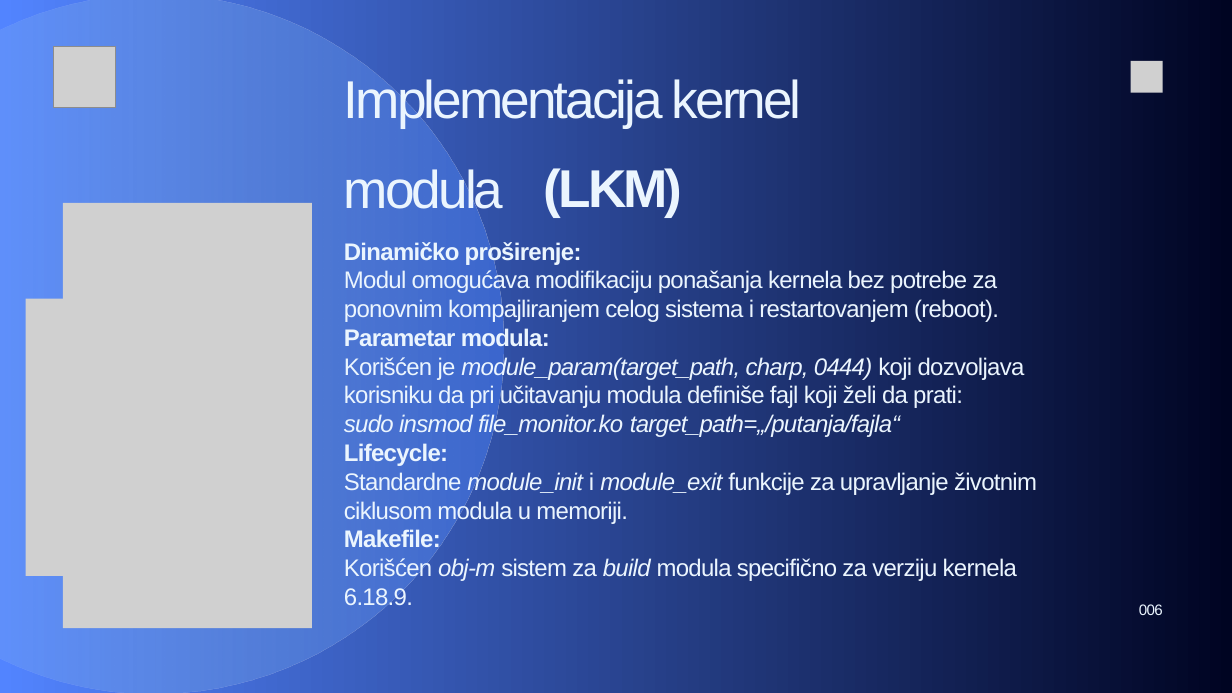
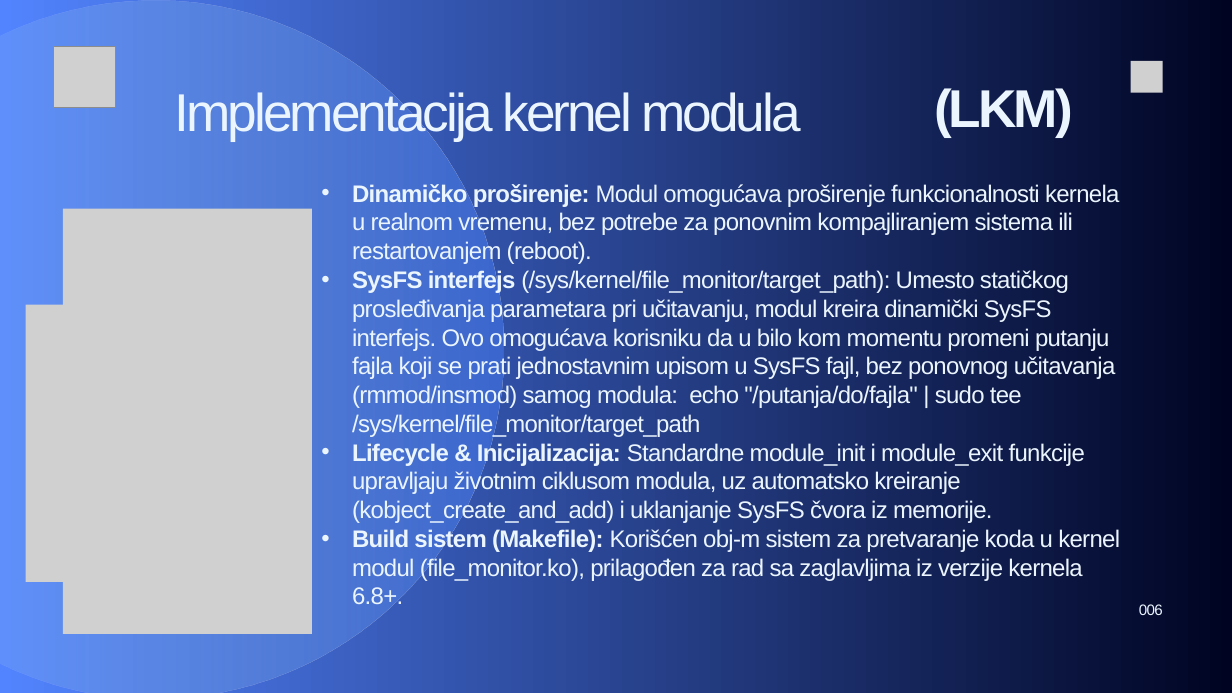
Before and after one commit to SukiDj/Linux-Kernel-Process-Monitor, a slide deck: slide 6 of Linux-Kernel-Presentation.pptx. Drawn at 1232x693 pixels with LibreOffice and Linux fonts; fonts in the diff are those of the drawing; grey boxes stand for pictures. Boxes give left, top, right and bottom in pixels: in the first picture for what was removed or moved away, otherwise in the second. Text is boxed around its words. In the diff, an @@ line names an element or a change of style, - is before the commit and + after.

Commit message:
update kernel module

```diff
--- a/Linux-Kernel-Presentation.pptx
+++ b/Linux-Kernel-Presentation.pptx
@@ freeform shape at (0, 0, 530, 693): outline redrawn @@
@@ text "Implementacija kernel modula" rewrapped from (344, 75, 802, 219) to (175, 88, 801, 141) @@
@@ text "(LKM)": place and size @@
-text "(LKM)" at (544, 168, 683, 217)
+text "(LKM)" at (934, 88, 1073, 137)
@@ picture: place and size @@
-picture at (63, 203, 312, 628)
+picture at (63, 209, 312, 634)
@@ text at (352, 184, 1120, 604): text changed @@
-Dinamičko proširenje:
-Modul omogućava modifikaciju ponašanja kernela bez potrebe za ponovnim kompajliranjem celog sistema i restartovanjem (reboot).
-Parametar modula:
-Korišćen je module_param(target_path, charp, 0444) koji dozvoljava korisniku da pri učitavanju modula definiše fajl koji želi da prati:
-sudo insmod file_monitor.ko target_path=„/putanja/fajla“
-Lifecycle:
-Standardne module_init i module_exit funkcije za upravljanje životnim ciklusom modula u memoriji.
-Makefile:
-Korišćen obj-m sistem za build modula specifično za verziju kernela 6.18.9.
+• Dinamičko proširenje: Modul omogućava proširenje funkcionalnosti kernela u realnom vremenu, bez potrebe za ponovnim kompajliranjem sistema ili restartovanjem (reboot).
+• SysFS interfejs (/sys/kernel/file_monitor/target_path): Umesto statičkog prosleđivanja parametara pri učitavanju, modul kreira dinamički SysFS interfejs. Ovo omogućava korisniku da u bilo kom momentu promeni putanju fajla koji se prati jednostavnim upisom u SysFS fajl, bez ponovnog učitavanja (rmmod/insmod) samog modula: echo "/putanja/do/fajla" | sudo tee /sys/kernel/file_monitor/target_path
+• Lifecycle & Inicijalizacija: Standardne module_init i module_exit funkcije upravljaju životnim ciklusom modula, uz automatsko kreiranje (kobject_create_and_add) i uklanjanje SysFS čvora iz memorije.
+• Build sistem (Makefile): Korišćen obj-m sistem za pretvaranje koda u kernel modul (file_monitor.ko), prilagođen za rad sa zaglavljima iz verzije kernela 6.8+.
@@ picture: place and size @@
-picture at (26, 299, 216, 576)
+picture at (26, 305, 216, 582)
```
Also in this commit, not shown: 1 other slide changed, 1 other file.
